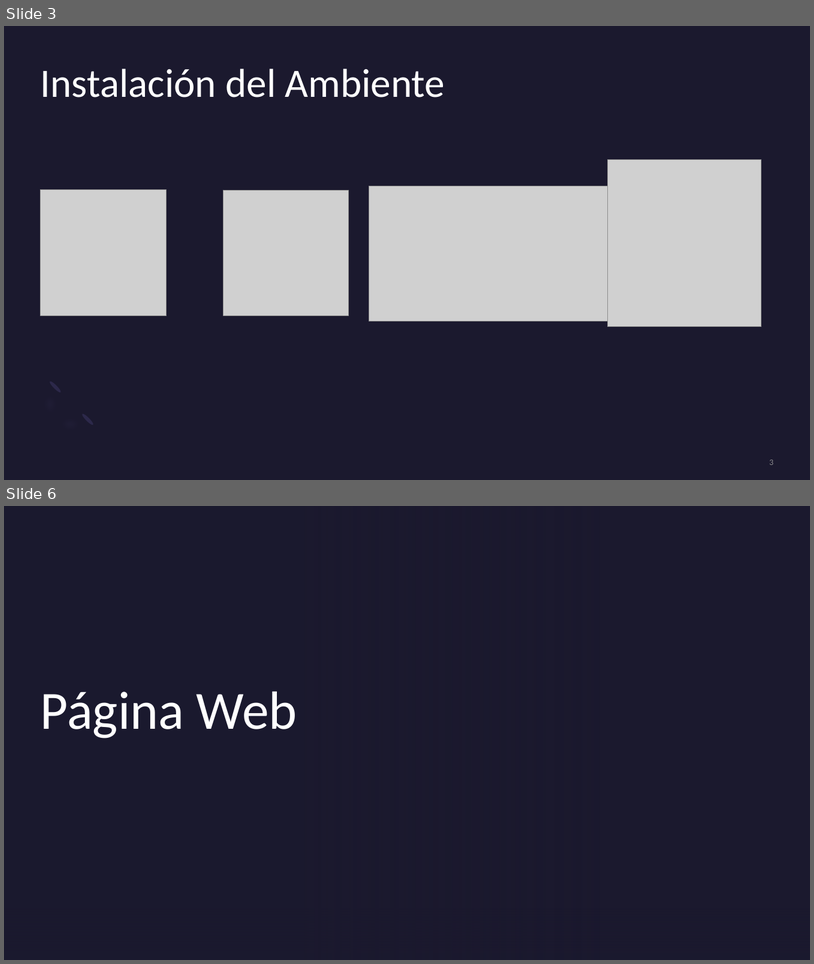
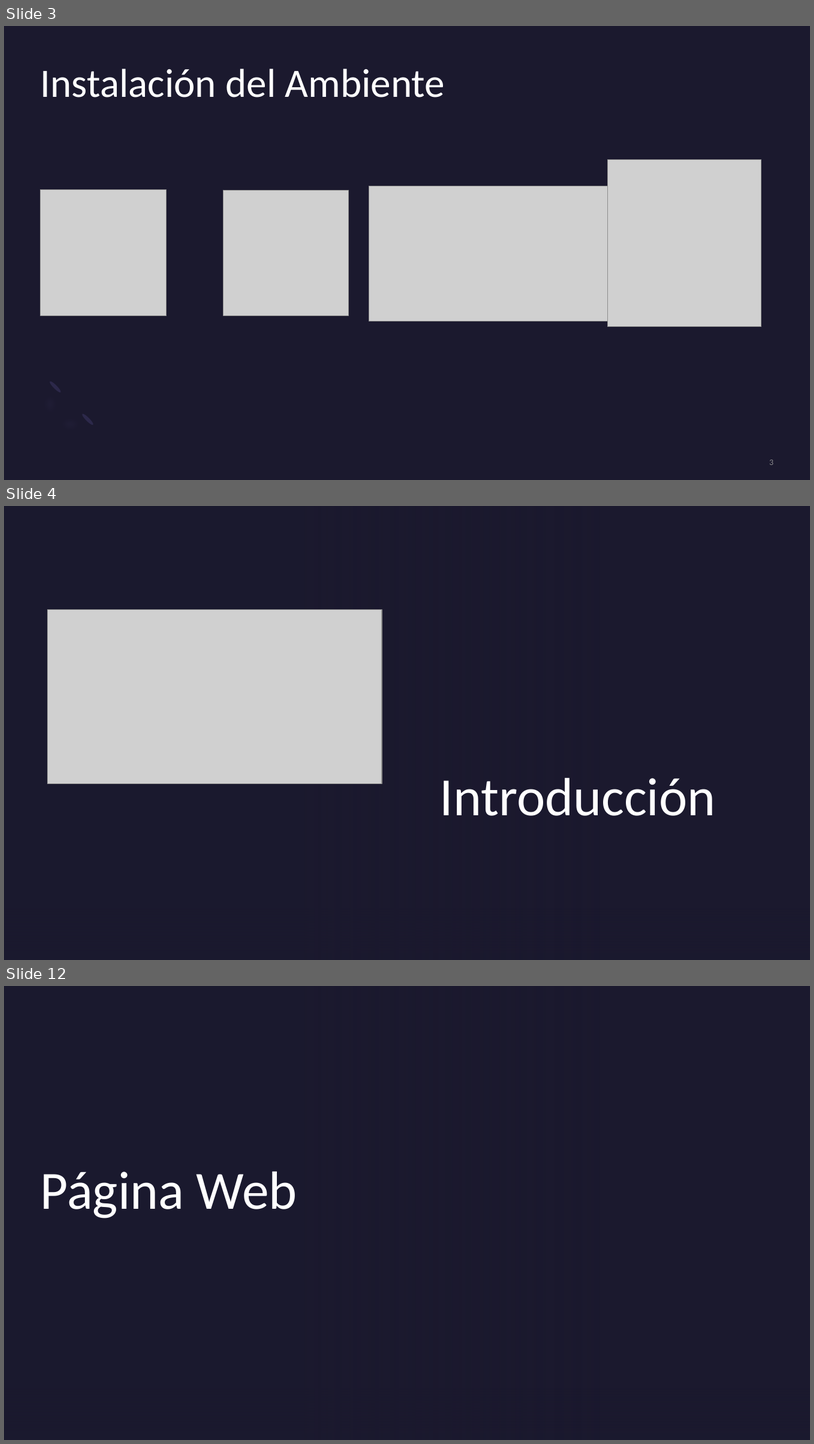
Before and after one commit to dani0105/Curso-web-CS, a slide deck: Clase 1/presentacionClase1.pptx. Shown one above the other, each under a label of ours: slides 3 and 6 before the commit, slides 3, 4 and 12 after it; the slides between them are not shown. The pictures are 814x964 and 814x1444 pixels, drawn with LibreOffice and Linux fonts; fonts in the diff are those of the drawing; grey boxes stand for pictures; background and template pictures are left out. Boxes give left, top, right and bottom in pixels: in the first picture for what was removed or moved away, otherwise in the second. Text is boxed around its words. In the diff, an @@ line names an element or a change of style, - is before the commit and + after.

```diff
--- a/Clase 1/presentacionClase1.pptx
+++ b/Clase 1/presentacionClase1.pptx
@@ slide 4 added at (4, 506, 810, 960), background picture (left out); not listed: 2 template elements that a slide beside it also shows @@
@@ rectangle added at (4, 506, 810, 960), fill #1B192E @@
@@ rectangle added at (4, 506, 599, 960), fill gradient #1B192E @@
@@ picture added at (48, 610, 382, 784) @@
@@ title added at (440, 777, 716, 816), 64 pt, text #FFFFFF @@
+Introducción
@@ rectangle added at (4, 888, 810, 960), fill gradient #1B192E @@
@@ what was slide 6 is now slide 12 @@
```
Also in this commit, not shown: 7 other slides added, 2 slides removed.
